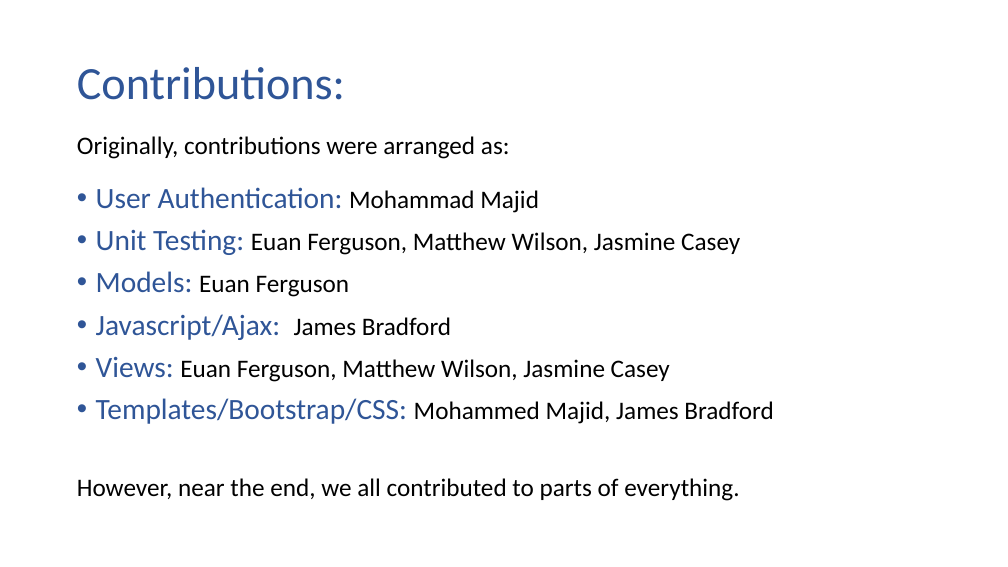
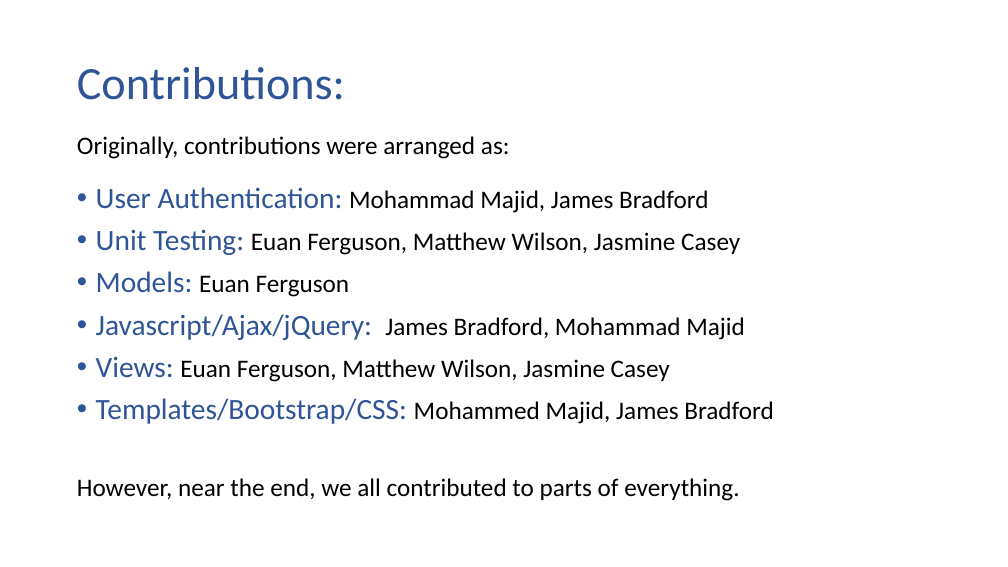
Before and after one commit to 2324127m/ask_students_project, a slide deck: slide 8 of Final Presentation.pptx. Drawn at 1008x567 pixels with LibreOffice and Linux fonts; fonts in the diff are those of the drawing. Boxes give left, top, right and bottom in pixels: in the first picture for what was removed or moved away, otherwise in the second. Text is boxed around its words. In the diff, an @@ line names an element or a change of style, - is before the commit and + after.

```diff
--- a/Final Presentation.pptx
+++ b/Final Presentation.pptx
@@ text at [96,187,708,213]: text changed; size 28 to 24 pt; text colour #2F5597 to #000000 @@
-• User Authentication: Mohammad Majid
+• User Authentication: Mohammad Majid, James Bradford
@@ text at [96,314,745,340]: text changed; size 28 to 24 pt; text colour #2F5597 to #000000 @@
-• Javascript/Ajax: James Bradford
+• Javascript/Ajax/jQuery: James Bradford, Mohammad Majid
```
Also in this commit, not shown: 1 other file.
